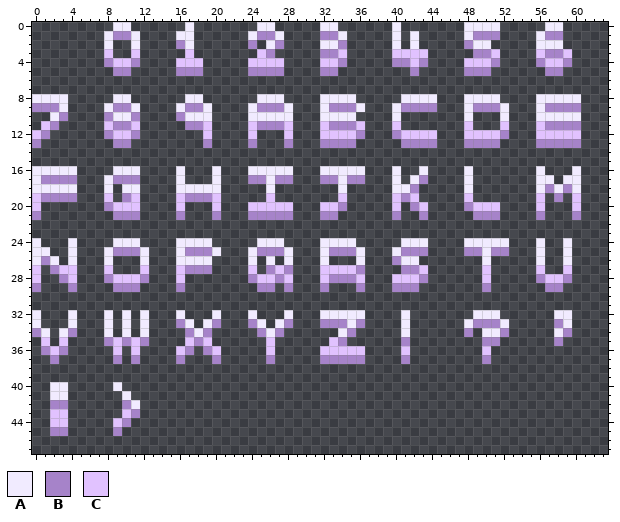
Pixel-art file, stored at SpaceInvaders/res/img/fonts/SprFont2BPP.ase. The picture above is the old version.
64x48 pixels, 1 frame.
Palette (. is transparent): A #f1ebff  B #a683c9  C #e1c2ff
Pixels before, first column x 0:
 0 .........AA......A.......AA.....AA......A.......AAAA.....AA..
 1 ........ABBA....AA......ABBA....BBA.....A.A.....ABBB....ABB..
 2 ........A..A....BA......B.AB....AAB.....A.A.....BAA.....AAA..
 3 ........C..C.....C.......CB.....BBC.....CCCC.....BBC....CBBC.
 4 ........BCCB....CCC.....CCCC....CCB.....BBCB....CCCB....BCCB.
 5 .........BB.....BBB.....BBBB....BB........B.....BBB......BB..
 6 .............................................................
 7 .............................................................
 8 AAAA.....AA......AA......AAA....AAAA.....AAAA...AAAA....AAAAA
 9 BBBA....ABBA....ABBA....ABBBA...ABBBA...ABBBB...ABBBA...ABBBB
10 ..AB....BAAB....BAAA....AAAAA...AAAA....A.......A...A...AAAAA
11 .CB.....CBBC.....BBC....CBBBC...CBBBC...C.......C...C...CBBBB
12 CB......BCCB.......C....C...C...CCCCB...BCCCC...CCCCB...CCCCC
13 B........BB........B....B...B...BBBB.....BBBB...BBBB....BBBBB
14 .............................................................
15 .............................................................
16 AAAAA....AAA....A...A...AAAAA...AAAAA...A..A....A.......A...A
17 ABBBB...ABBB....A...A...BBABB...BBABB...A.AB....A.......AA.AA
18 AAAAA...A.AA....AAAAA.....A.......A.....AAB.....A.......ABABA
19 CBBBB...C.BC....CBBBC.....C.......C.....CBC.....C.......C.B.C
20 C.......BCCC....C...C...CCCCC...CCB.....C.BC....BCCC....C...C
21 B........BBB....B...B...BBBBB...BB......B..B.....BBB....B...B
22 .............................................................
23 .............................................................
24 A...A....AAA....AAAA.....AAA....AAAA.....AAA....AAAAA...A..A.
25 AA..A...ABBBA...ABBBA...ABBBA...ABBBA...ABBB....BBABB...A..A.
26 ABA.A...A...A...AAAA....A.A.A...A...A...BAA.......A.....A..A.
27 C.BCC...C...C...CBBB....C.BCB...CCCCB....BBC......C.....C..C.
28 C..BC...BCCCB...C.......BCCBC...CBBBC...CCCB......C.....BCCB.
29 B...B....BBB....B........BB.B...B...B...BBB.......B......BB..
30 .............................................................
31 .............................................................
32 A...A...A.A.A...A...A...A...A...AAAAA....A.......AAA......AA.
33 A...A...A.A.A...BA.AB...BA.AB...BBBAB....A......ABBBA.....BA.
34 BA.AB...A.A.A....BAB.....BAB......AB.....A......B.AAB.....AB.
35 .C.C....BCBCB....CBC......C......CB......B........BB......B..
36 .BCB.....C.C....CB.BC.....C.....CCCCC....C........C..........
37 ..B......B.B....B...B.....B.....BBBBB....B........B..........
38 .............................................................
39 .............................................................
40 ..AA.....A...................................................
41 ..AA......A..................................................
42 ..BB......BA.................................................
43 ..CC......CB.................................................
44 ..CC.....CB..................................................
45 ..BB.....B...................................................
After:
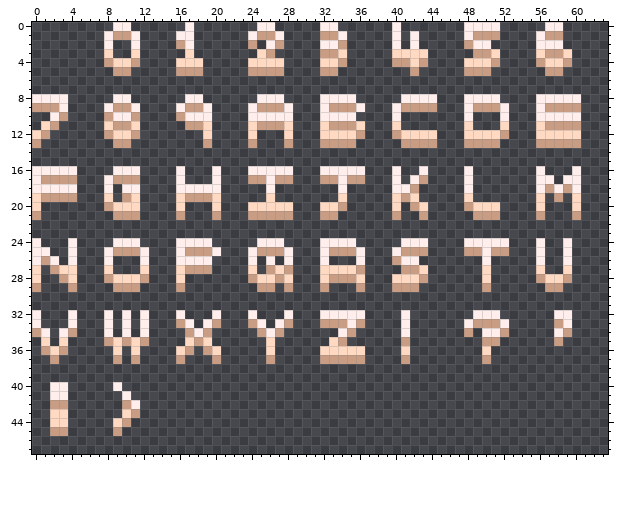
Change:
Colour A changes from #f1ebff to #ffeeeb.
Colour B changes from #a683c9 to #c99d83.
Colour C changes from #e1c2ff to #ffd9c2.
Where, in picture pixels (left, top, right, bottom), the same in both pictures:
changed: (32, 22, 221, 436)
changed: (248, 22, 437, 364)
changed: (464, 22, 581, 364)
